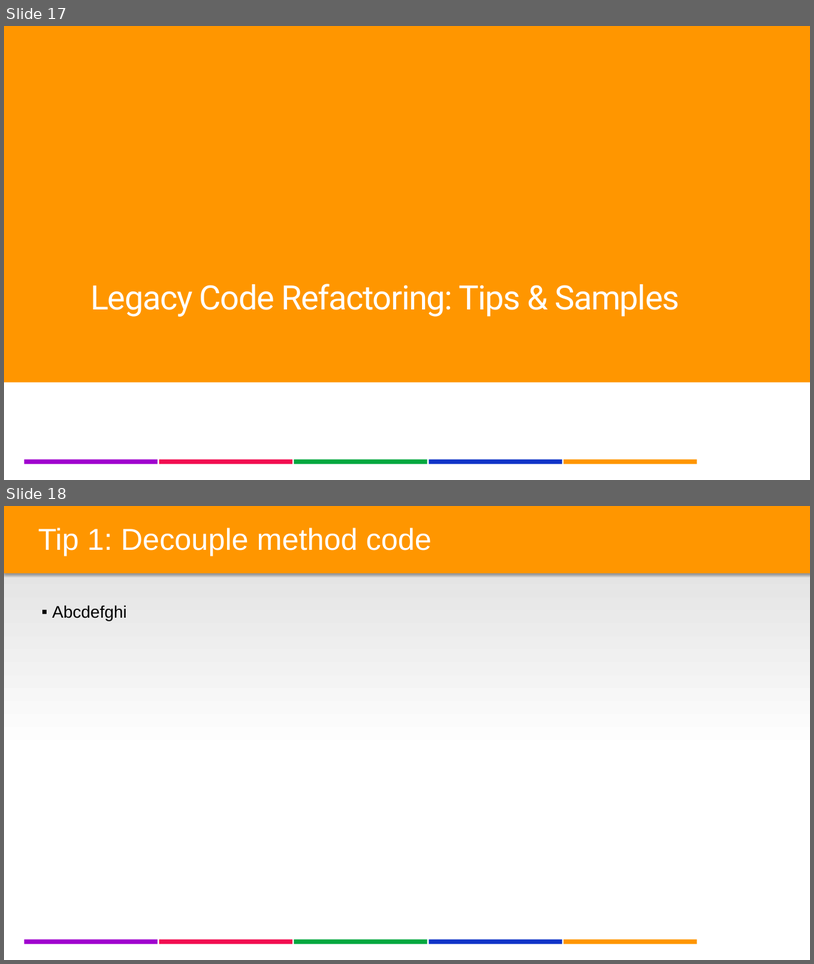
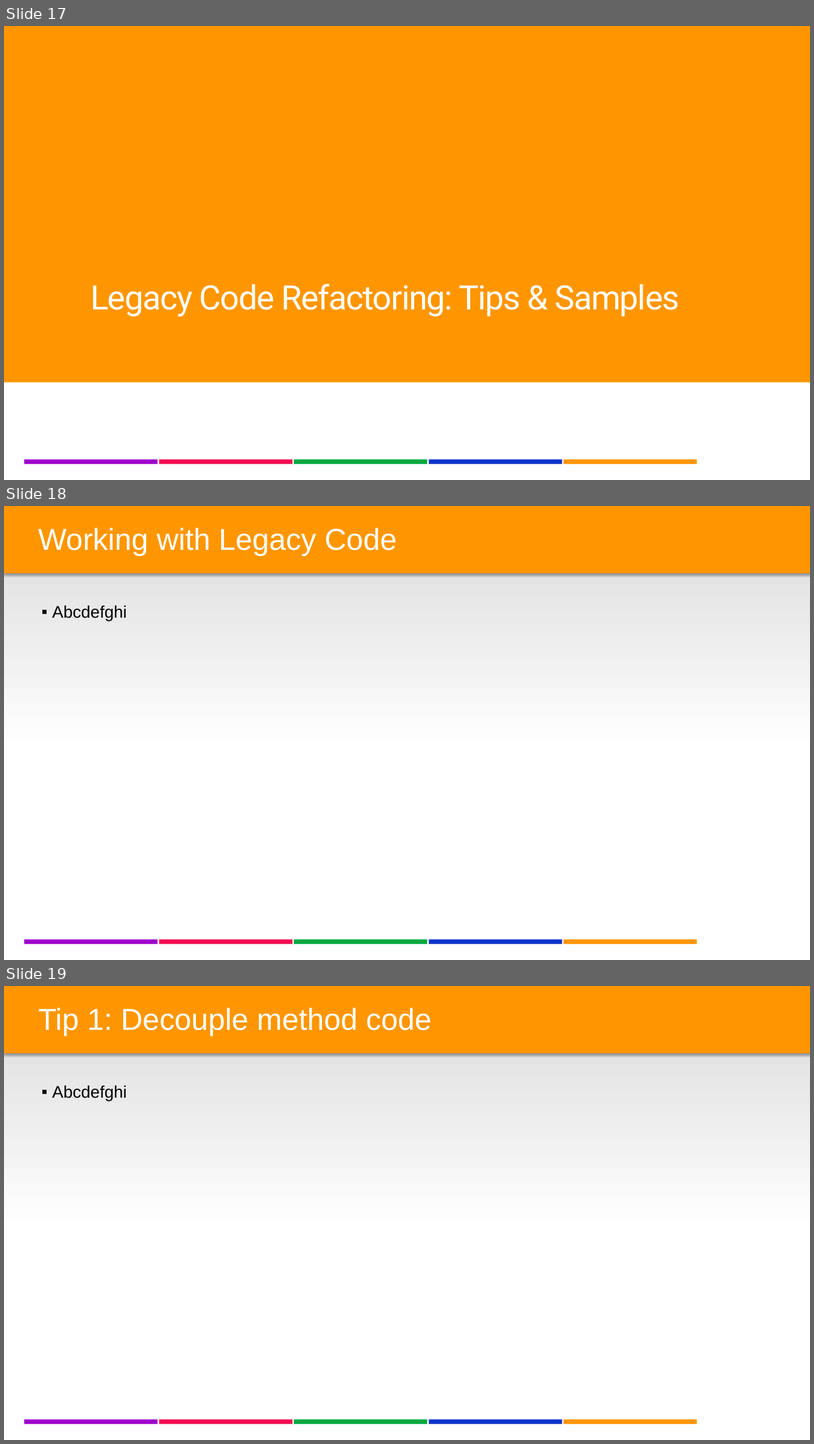
Before and after one commit to lgoldin/TestOrientedDevelopment, a slide deck: DesigningTestableApplications - Part II - DB Integration & Legacy Code.pptx. Shown one above the other, each under a label of ours: slides 17 and 18 before the commit, slides 17, 18 and 19 after it. The pictures are 814x964 and 814x1444 pixels, drawn with LibreOffice and Linux fonts; fonts in the diff are those of the drawing; background and template pictures are left out. Boxes give left, top, right and bottom in pixels: in the first picture for what was removed or moved away, otherwise in the second. Text is boxed around its words. In the diff, an @@ line names an element or a change of style, - is before the commit and + after.

```diff
--- a/DesigningTestableApplications - Part II - DB Integration & Legacy Code.pptx
+++ b/DesigningTestableApplications - Part II - DB Integration & Legacy Code.pptx
@@ slide 18 added at box(4, 506, 810, 960), background #FFFFFF; not listed: 7 template elements that a slide beside it also shows @@
@@ rectangle added at box(4, 506, 810, 573), fill #FF9600 @@
@@ text added at box(38, 528, 397, 556), 36 pt, text #FFFFFF @@
+Working with Legacy Code
@@ text added at box(52, 605, 127, 621), 20 pt, text #000000 @@
+▪ Abcdefghi
@@ what was slide 18 is now slide 19 @@
```
Also in this commit, not shown: 2 slides changed, 2 other files.
